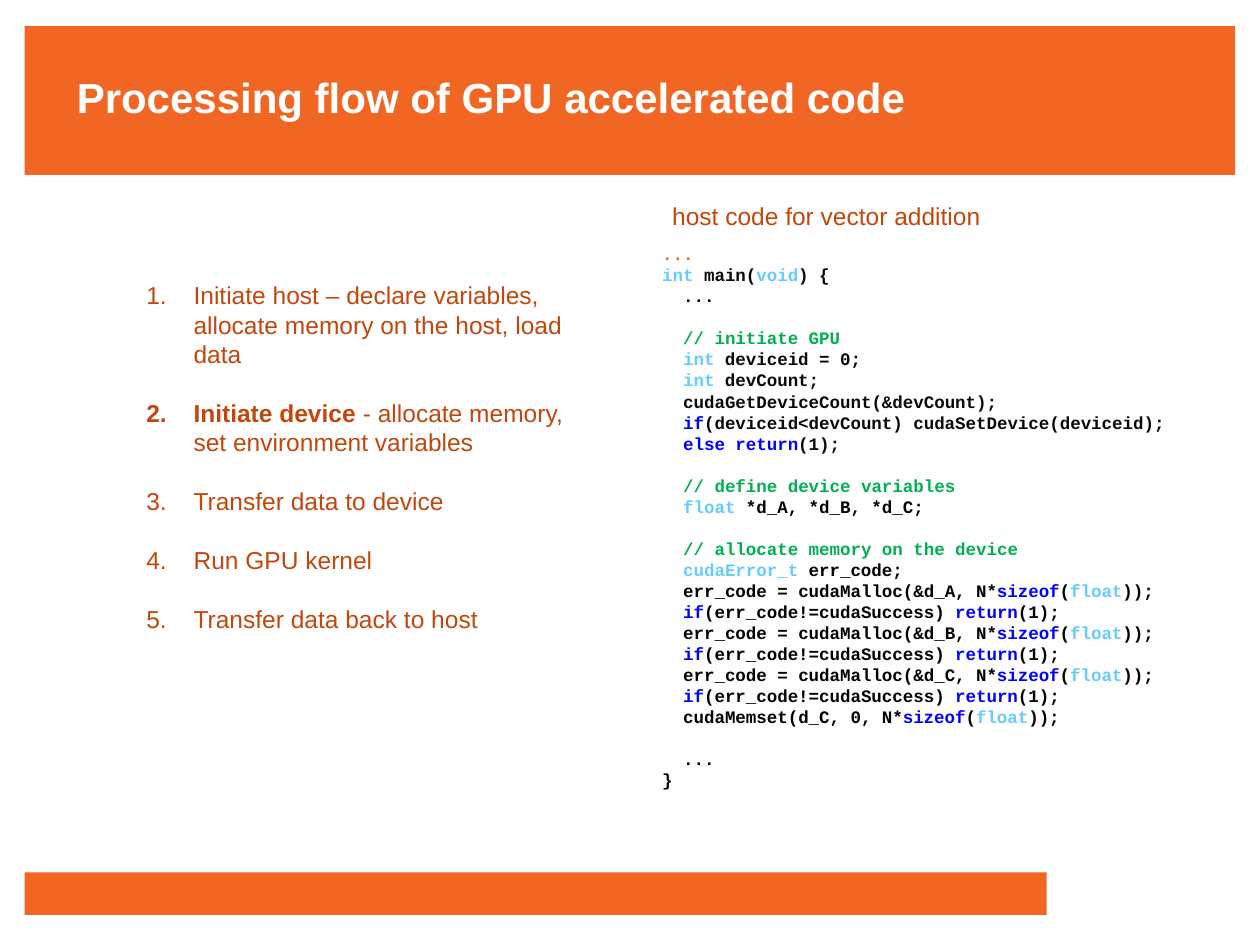
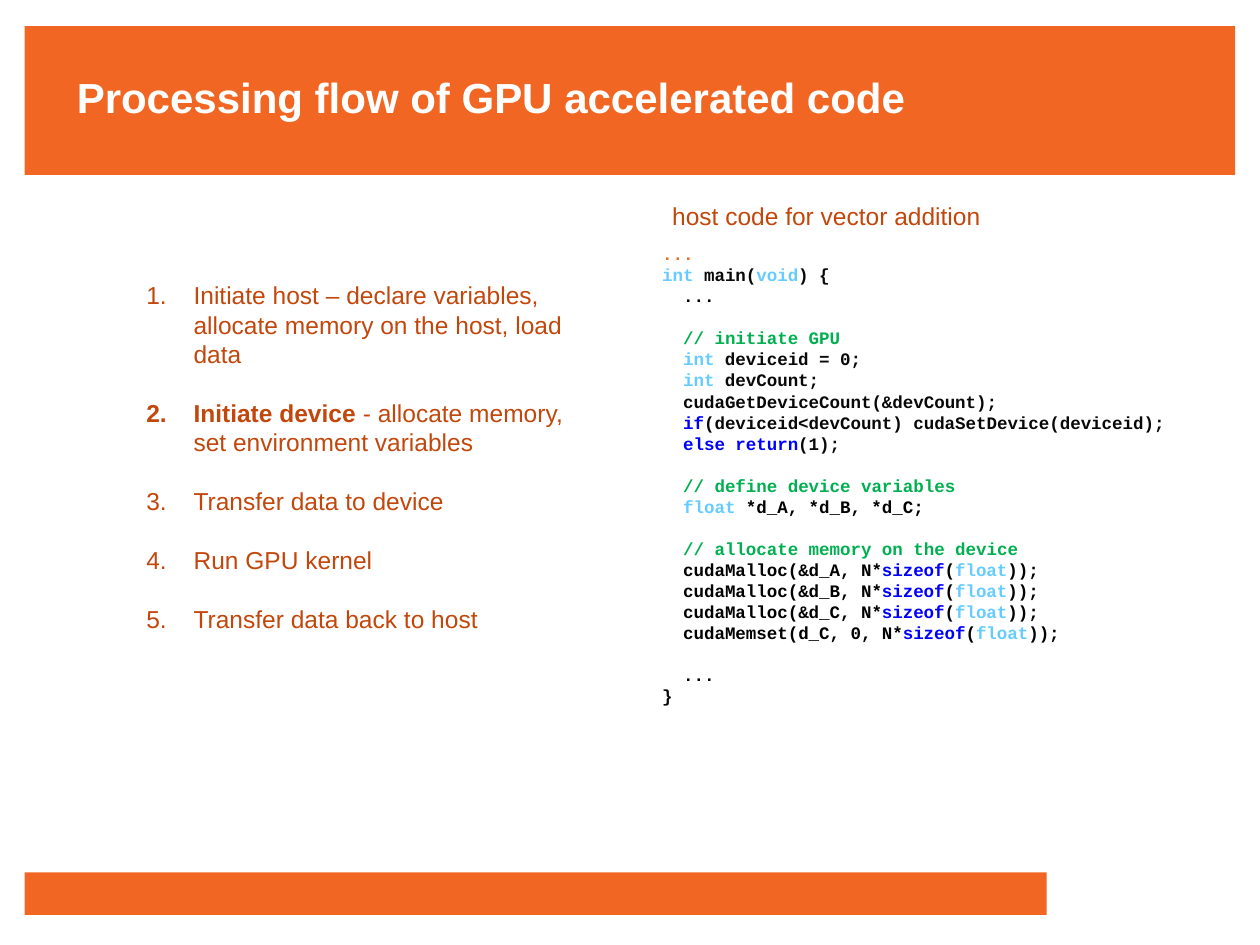
Before and after one commit to francisjudd/CWM-HPC, a slide deck: slide 20 of Lectures/pptx/7_Lecture_seven.pptx (slide 12 before the commit). Drawn at 1260x945 pixels with LibreOffice and Linux fonts; fonts in the diff are those of the drawing; background and template pictures are left out. Boxes give left, top, right and bottom in pixels: in the first picture for what was removed or moved away, otherwise in the second. Text is boxed around its words. In the diff, an @@ line names an element or a change of style, - is before the commit and + after.

```diff
--- a/Lectures/pptx/7_Lecture_seven.pptx
+++ b/Lectures/pptx/7_Lecture_seven.pptx
@@ text at [683, 564, 1039, 622]: text changed @@
-cudaError_t err_code;
-err_code = cudaMalloc(&d_A, N*sizeof(float));
-if(err_code!=cudaSuccess) return(1);
-err_code = cudaMalloc(&d_B, N*sizeof(float));
-if(err_code!=cudaSuccess) return(1);
-err_code = cudaMalloc(&d_C, N*sizeof(float));
-if(err_code!=cudaSuccess) return(1);
+cudaMalloc(&d_A, N*sizeof(float));
+cudaMalloc(&d_B, N*sizeof(float));
+cudaMalloc(&d_C, N*sizeof(float));
```
Also in this commit, not shown: 10 other slides changed, 6 slides added, 12 other files.
